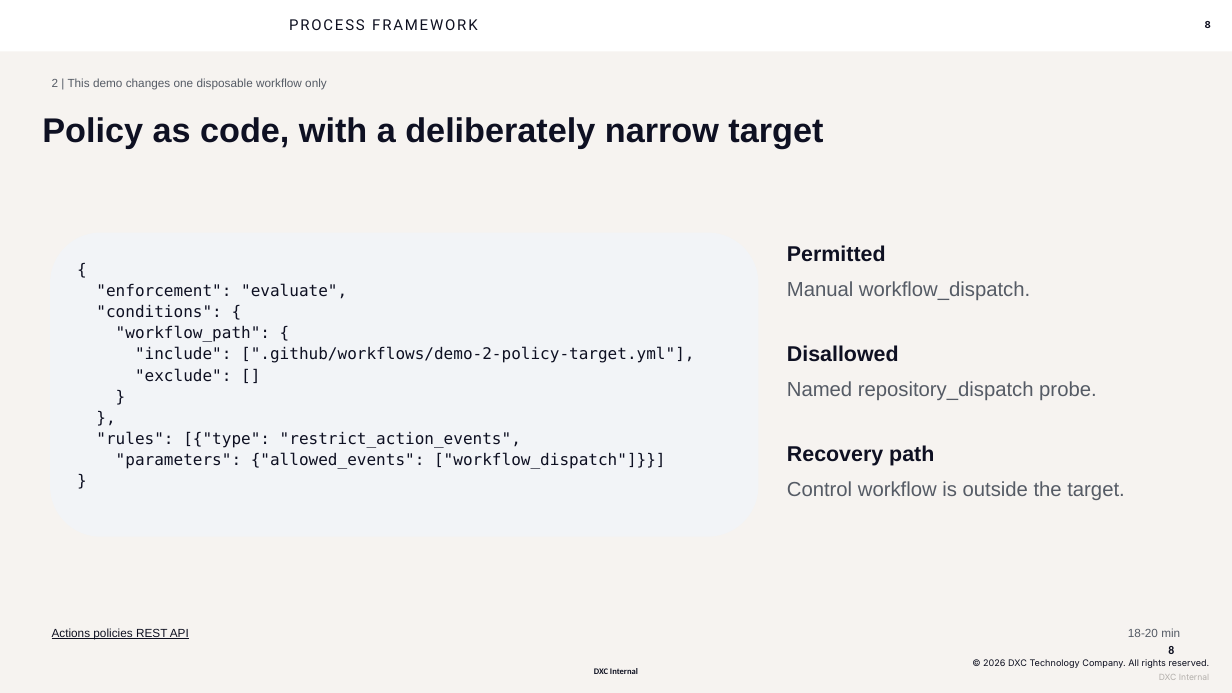
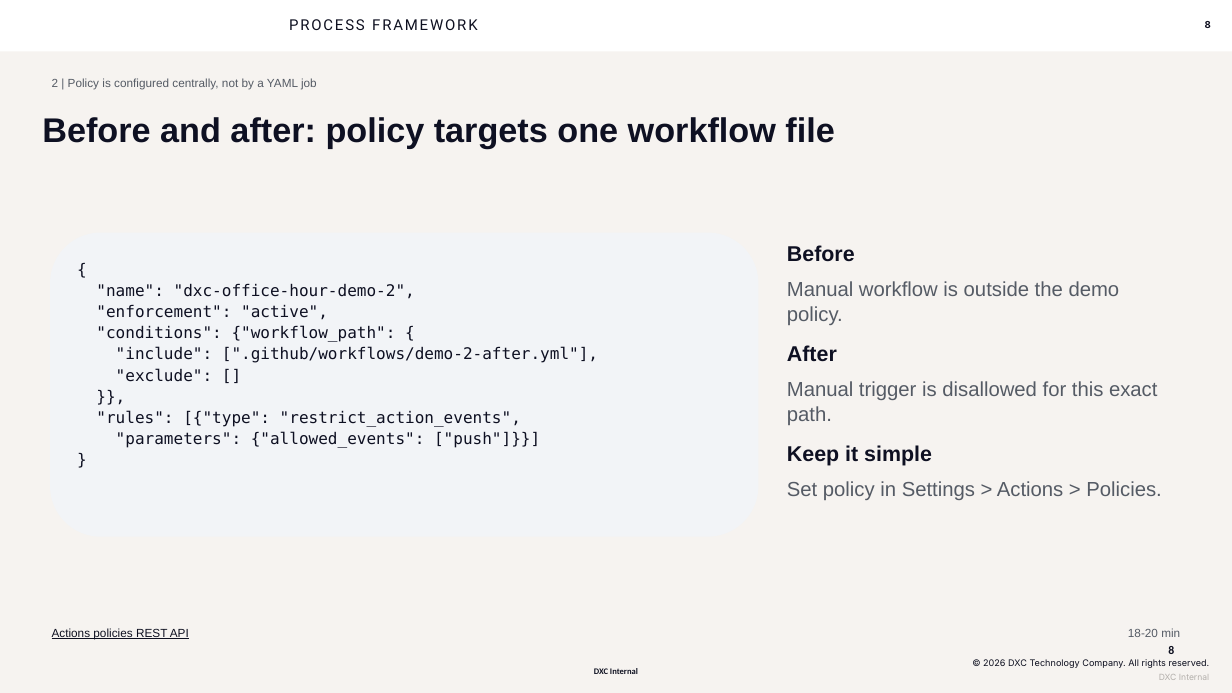
Before and after one commit to seandorsett/dxc-actions-office-hour, a slide deck: slide 8 of outputs/slides/dxc-actions-office-hour-2026-10-13.pptx. Drawn at 1232x693 pixels with LibreOffice and Linux fonts; fonts in the diff are those of the drawing; background and template pictures are left out. Boxes give left, top, right and bottom in pixels: in the first picture for what was removed or moved away, otherwise in the second. Text is boxed around its words. In the diff, an @@ line names an element or a change of style, - is before the commit and + after.

```diff
--- a/outputs/slides/dxc-actions-office-hour-2026-10-13.pptx
+++ b/outputs/slides/dxc-actions-office-hour-2026-10-13.pptx
@@ text at (x1=52, y1=78, x2=317, y2=90): text changed @@
-2 | This demo changes one disposable workflow only
+2 | Policy is configured centrally, not by a YAML job
@@ text at (x1=42, y1=117, x2=834, y2=148): text changed @@
-Policy as code, with a deliberately narrow target
+Before and after: policy targets one workflow file
@@ text at (x1=787, y1=245, x2=855, y2=262): text changed @@
-Permitted
+Before
@@ text in rounded rectangle at (x1=96, y1=283, x2=598, y2=363): text changed @@
-"enforcement": "evaluate",
-"conditions": {
-"workflow_path": {
-"include": [".github/workflows/demo-2-policy-target.yml"],
+"name": "dxc-office-hour-demo-2",
+"enforcement": "active",
+"conditions": {"workflow_path": {
+"include": [".github/workflows/demo-2-after.yml"],
@@ text at (x1=787, y1=281, x2=1120, y2=325): text changed @@
-Manual workflow_dispatch.
+Manual workflow is outside the demo policy.
@@ text at (x1=787, y1=345, x2=837, y2=362): text changed @@
-Disallowed
+After
@@ text at (x1=787, y1=381, x2=1157, y2=425): text changed @@
-Named repository_dispatch probe.
+Manual trigger is disallowed for this exact path.
@@ text in rounded rectangle at (x1=96, y1=410, x2=540, y2=448): paragraphs added @@
+}},
+"rules": [{"type": "restrict_action_events",
+"parameters": {"allowed_events": ["push"]}}]
@@ text in rounded rectangle at (x1=96, y1=431, x2=666, y2=469): paragraphs removed @@
-},
-"rules": [{"type": "restrict_action_events",
-"parameters": {"allowed_events": ["workflow_dispatch"]}}]
-}
@@ text at (x1=787, y1=445, x2=932, y2=466): text changed @@
-Recovery path
+Keep it simple
@@ text at (x1=787, y1=481, x2=1161, y2=500): text changed @@
-Control workflow is outside the target.
+Set policy in Settings > Actions > Policies.
```
Also in this commit, not shown: 13 other slides changed, 33 other files.
